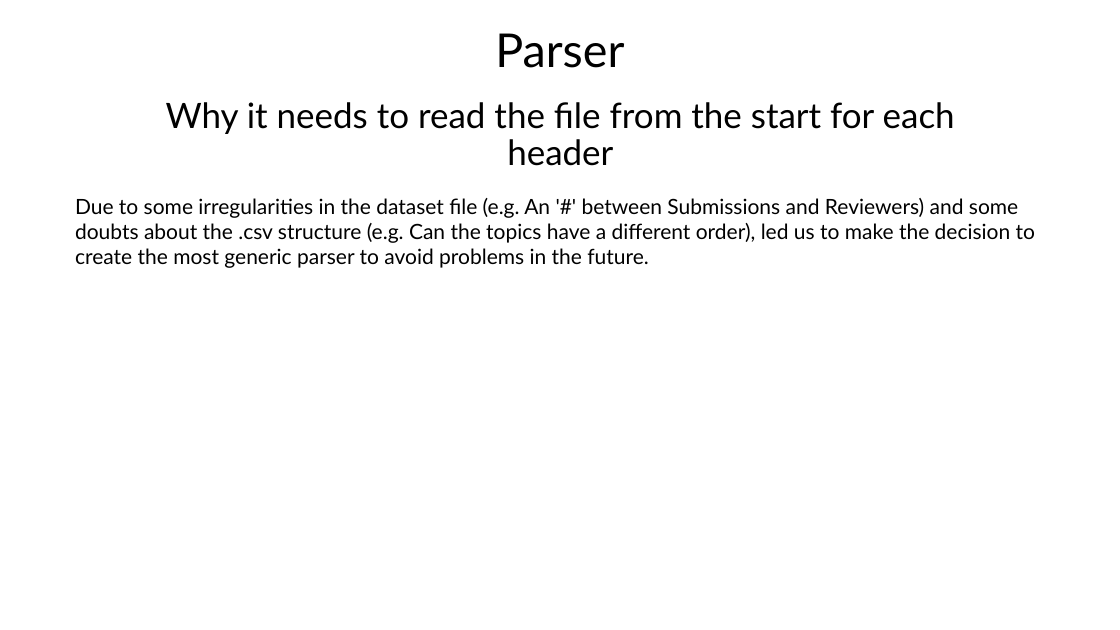
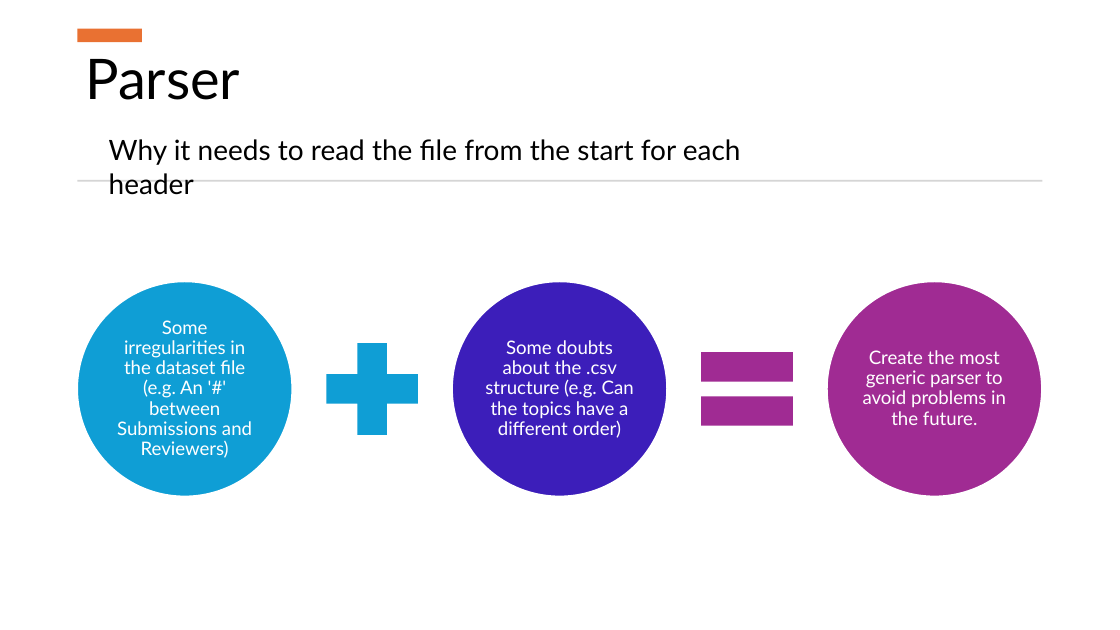
Before and after one commit to Tiago-Su/DA-s-project-1, a slide deck: slide 13 of Presentation.pptx (slide 10 before the commit). Drawn at 1120x630 pixels with LibreOffice and Linux fonts; fonts in the diff are those of the drawing. Boxes give left, top, right and bottom in pixels: in the first picture for what was removed or moved away, otherwise in the second. Text is boxed around its words. In the diff, an @@ line names an element or a change of style, - is before the commit and + after.

```diff
--- a/Presentation.pptx
+++ b/Presentation.pptx
@@ title "Parser": place and size @@
-title "Parser" at [495, 33, 624, 68]
+title "Parser" at [85, 59, 240, 100]
@@ title "Parser" at [85, 59, 240, 100]: size 40 to 48 pt; alignment centre to left @@
@@ rectangle added at [78, 29, 142, 42], fill #E97132 @@
@@ text "Why it needs to read ...": place and size @@
-text "Why it needs to read ..." at [166, 102, 955, 134]
+text "Why it needs to read ..." at [109, 139, 741, 165]
@@ text "Why it needs to read ..." at [109, 139, 741, 165]: size 30 to 24 pt; alignment centre to left; line spacing 0.9 to 1; less space between paragraphs @@
@@ text removed at [75, 198, 1035, 268] @@
-Due to some irregularities in the dataset file (e.g. An '#' between Submissions and Reviewers) and some doubts about the .csv structure (e.g. Can the topics have a different order), led us to make the decision to create the most generic parser to avoid problems in the future.
@@ rectangle added at [77, 180, 1043, 181], fill #D5D5D5 @@
@@ group added at [77, 281, 1042, 497]: 3 ellipses, 3 texts, 1 plus sign, 1 math equal @@
+Some irregularities in the dataset file (e.g. An '#' between Submissions and Reviewers)
+Some doubts about the .csv structure (e.g. Can the topics have a different order)
+Create the most generic parser to avoid problems in the future.
```
Also in this commit, not shown: 26 other slides changed, 7 slides added.
